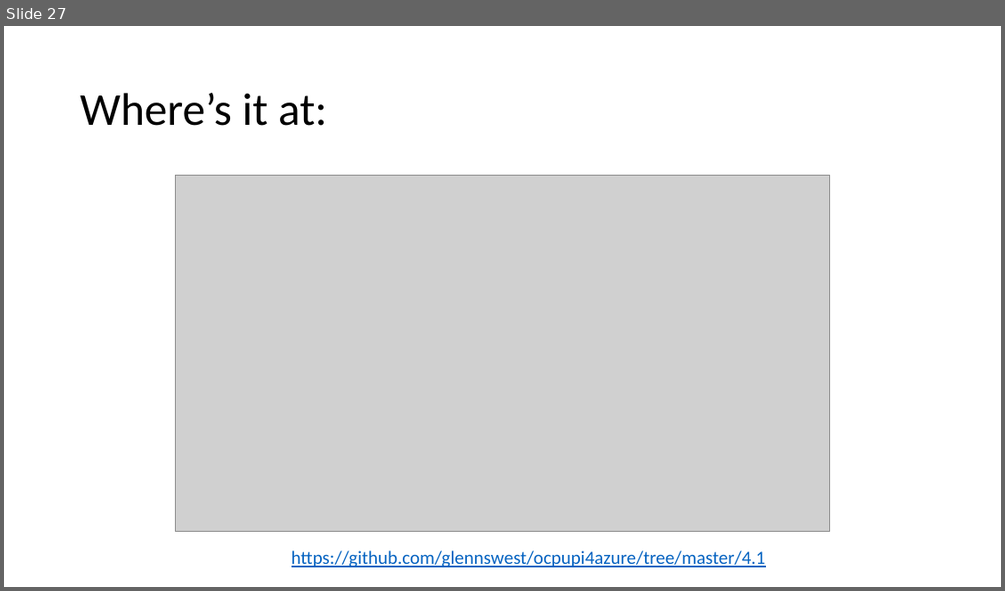
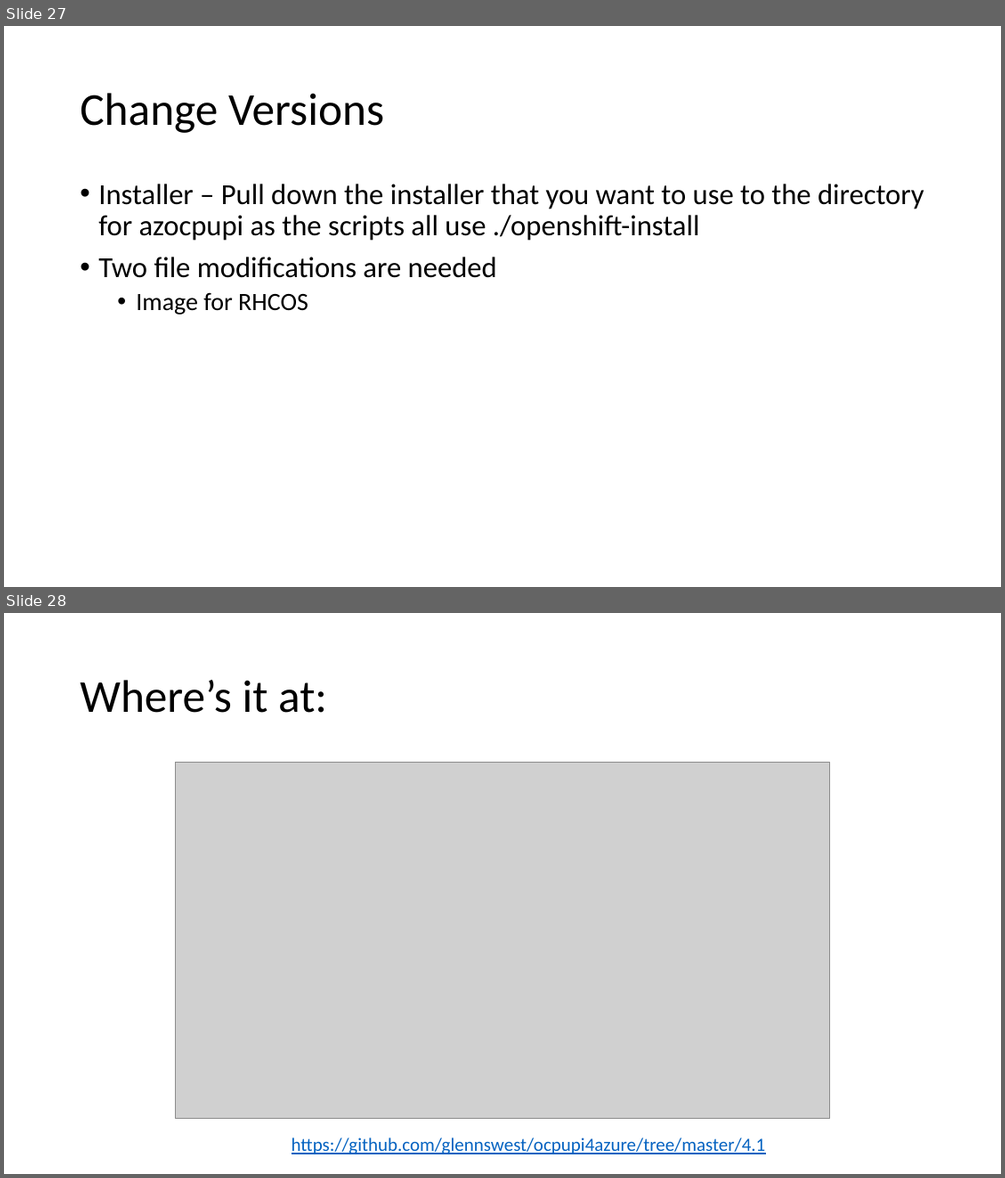
Before and after one commit to glennswest/ocpupi4azure, a slide deck: doc/azocpupi_overview.pptx. Shown one above the other, each under a label of ours: slide 27 before the commit, slides 27 and 28 after it. The pictures are 1005x591 and 1005x1178 pixels, drawn with LibreOffice and Linux fonts; fonts in the diff are those of the drawing; grey boxes stand for pictures. Boxes give left, top, right and bottom in pixels: in the first picture for what was removed or moved away, otherwise in the second. Text is boxed around its words. In the diff, an @@ line names an element or a change of style, - is before the commit and + after.

```diff
--- a/doc/azocpupi_overview.pptx
+++ b/doc/azocpupi_overview.pptx
@@ slide 27 added at <box>4,26,1001,587</box>, background #FFFFFF @@
@@ title added at <box>80,93,384,133</box>, 44 pt, text #000000 @@
+Change Versions
@@ text added at <box>98,184,924,314</box>, 28 pt, text #000000 @@
+• Installer – Pull down the installer that you want to use to the directory for azocpupi as the scripts all use ./openshift-install
+• Two file modifications are needed
+  • Image for RHCOS
@@ what was slide 27 is now slide 28 @@
```
Also in this commit, not shown: 1 slide changed, 2 other files.
